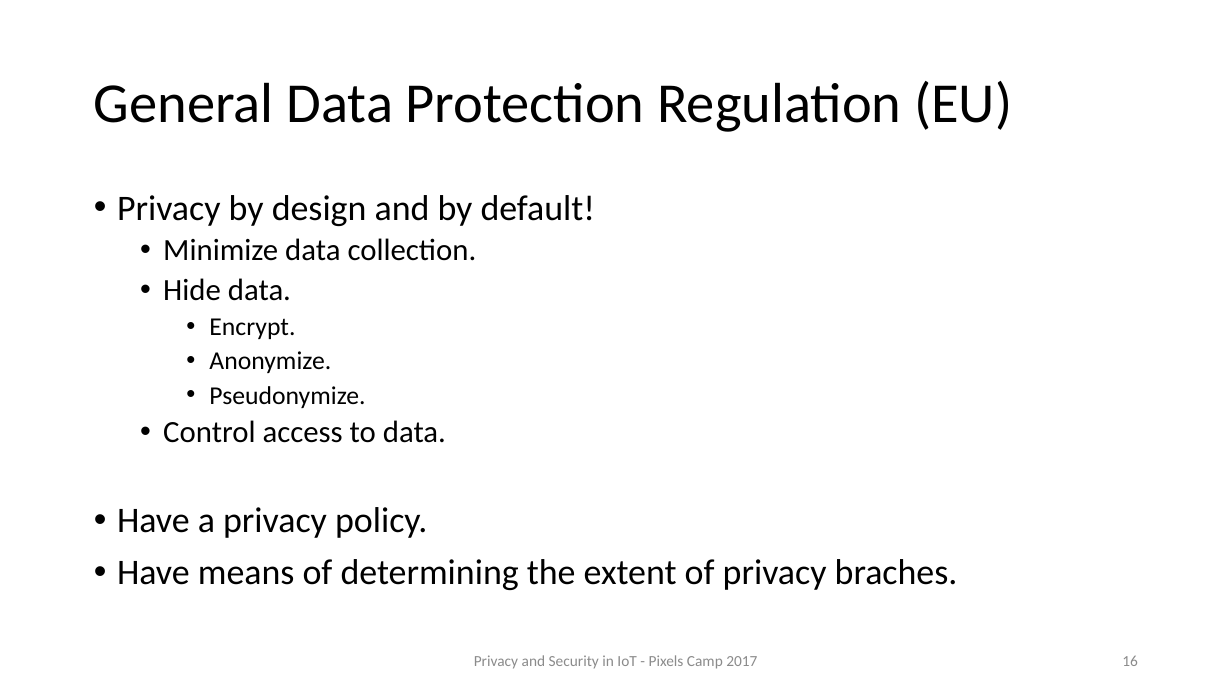
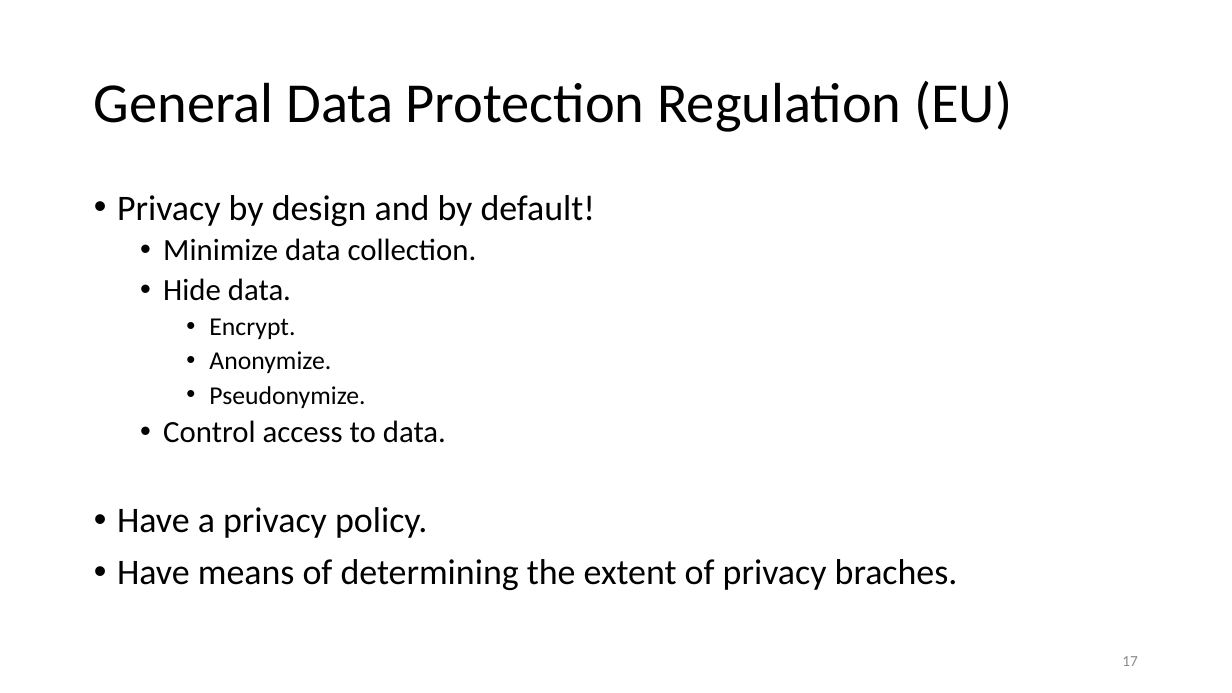
Before and after one commit to vveloso/talks, a slide deck: slide 17 of Privacy and Security in IoT/Privacy and Security in IoT.pptx (slide 16 before the commit). Drawn at 1232x693 pixels with LibreOffice and Linux fonts; fonts in the diff are those of the drawing. Boxes give left, top, right and bottom in pixels: in the first picture for what was removed or moved away, otherwise in the second. Text is boxed around its words. In the diff, an @@ line names an element or a change of style, - is before the commit and + after.

```diff
--- a/Privacy and Security in IoT/Privacy and Security in IoT.pptx
+++ b/Privacy and Security in IoT/Privacy and Security in IoT.pptx
@@ text removed at (474,655,757,669) @@
-Privacy and Security in IoT - Pixels Camp 2017
@@ page number at (1122,656,1138,666): text changed @@
-16
+17
```
Also in this commit, not shown: 15 other slides changed, 2 slides added, 2 slides removed.
